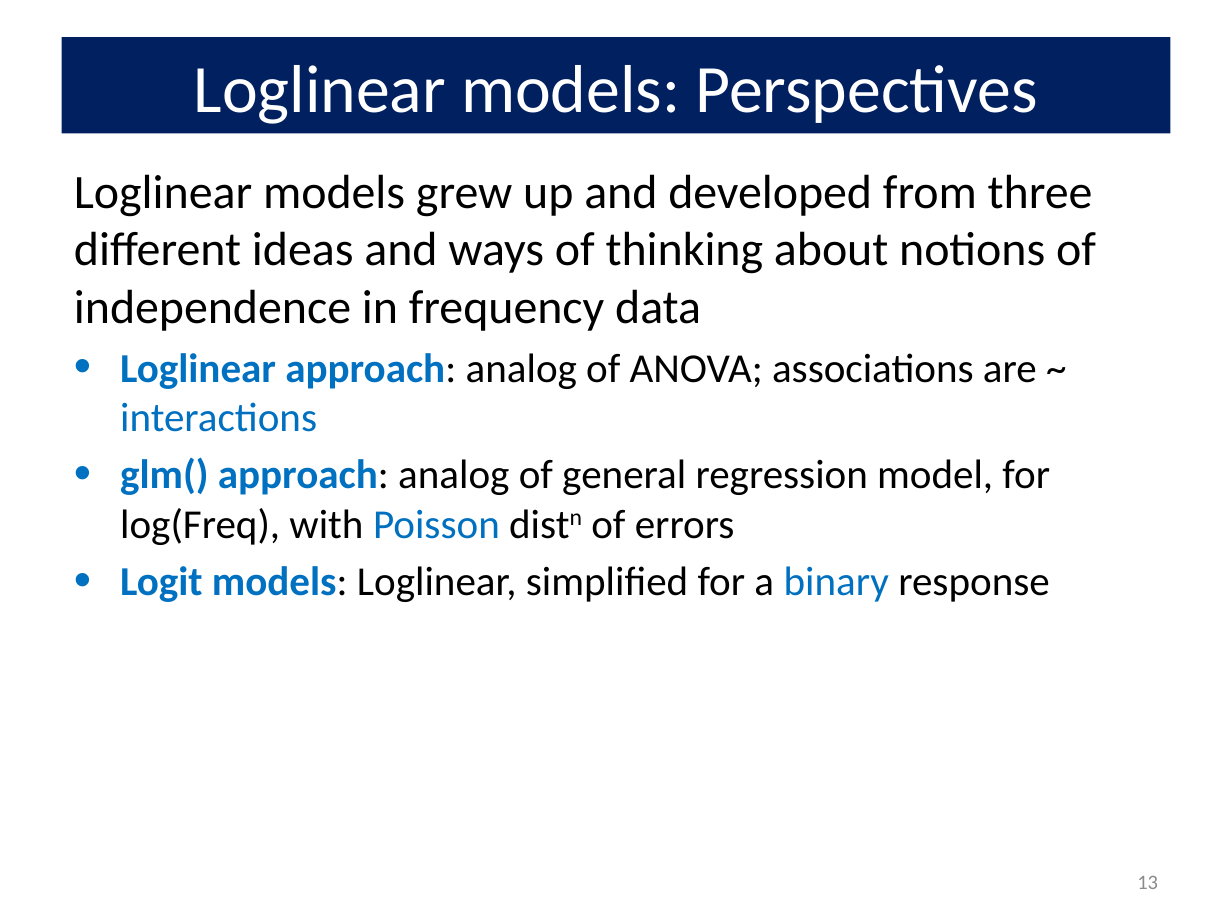
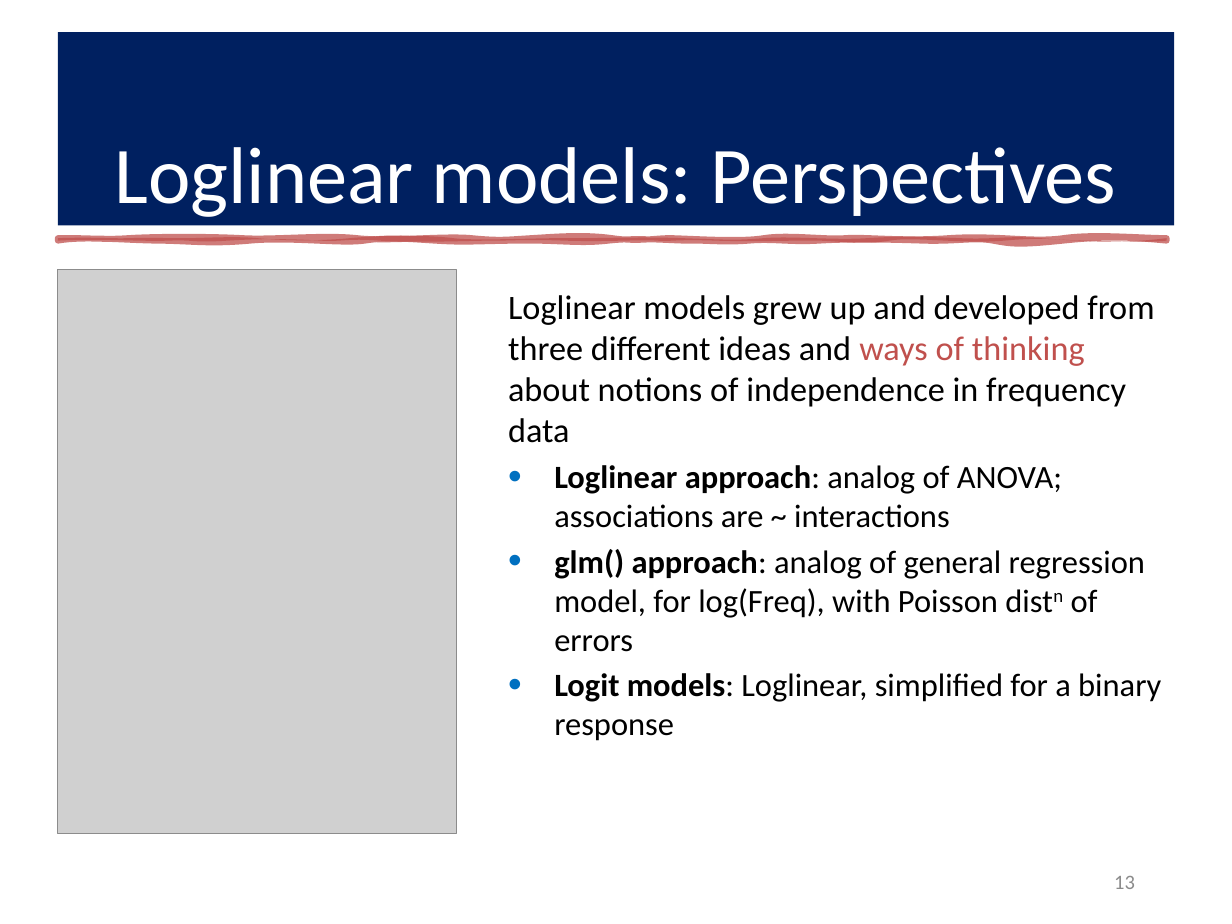
Before and after one commit to friendly/psy6136, a slide deck: slide 13 of docs/lectures/04-Loglin.pptx. Drawn at 1232x924 pixels with LibreOffice and Linux fonts; fonts in the diff are those of the drawing; grey boxes stand for pictures. Boxes give left, top, right and bottom in pixels: in the first picture for what was removed or moved away, otherwise in the second. Text is boxed around its words. In the diff, an @@ line names an element or a change of style, - is before the commit and + after.

Commit message:
edit 04-Loglin; create R-functions.Rmd

```diff
--- a/docs/lectures/04-Loglin.pptx
+++ b/docs/lectures/04-Loglin.pptx
@@ title "Loglinear models: Perspectives": place and size @@
-title "Loglinear models: Perspectives" at [62, 37, 1170, 133]
+title "Loglinear models: Perspectives" at [58, 32, 1174, 225]
@@ title "Loglinear models: Perspectives" at [58, 32, 1174, 225]: size 39.6 to 47 pt; vertical alignment middle to bottom @@
@@ freeform shape added at [58, 238, 1167, 240], fill #C0504D at 75% opacity, outline #C0504D 3.5 pt @@
@@ picture added at [58, 270, 456, 834] @@
@@ text "Loglinear models grew up and ...": place and size @@
-text "Loglinear models grew up and ..." at [74, 174, 1096, 602]
+text "Loglinear models grew up and ..." at [508, 295, 1161, 741]
@@ text "Loglinear models grew up and ..." at [508, 295, 1161, 741]: size 28 to 20 pt in "Loglinear models grew up and developed from ..."; text colour #000000 to #C0504D in "ways of thinking"; size 24 to 19 pt in "Loglinear approach: analog of ANOVA; associations are ...", "glm() approach: analog of general regression model, ...", "Logit models: Loglinear, simplified for a binary ..."; text colour #0070C0 to #000000 in "Loglinear approach: interactions", "glm() approach: Poisson", "Logit models: binary"; less space between paragraphs @@
@@ page number: place and size @@
-page number at [1137, 876, 1158, 889]
+page number at [1114, 876, 1135, 889]
@@ page number at [1114, 876, 1135, 889]: more space between paragraphs @@
```
Also in this commit, not shown: 25 other slides changed, 3 slides added, 15 other files.
